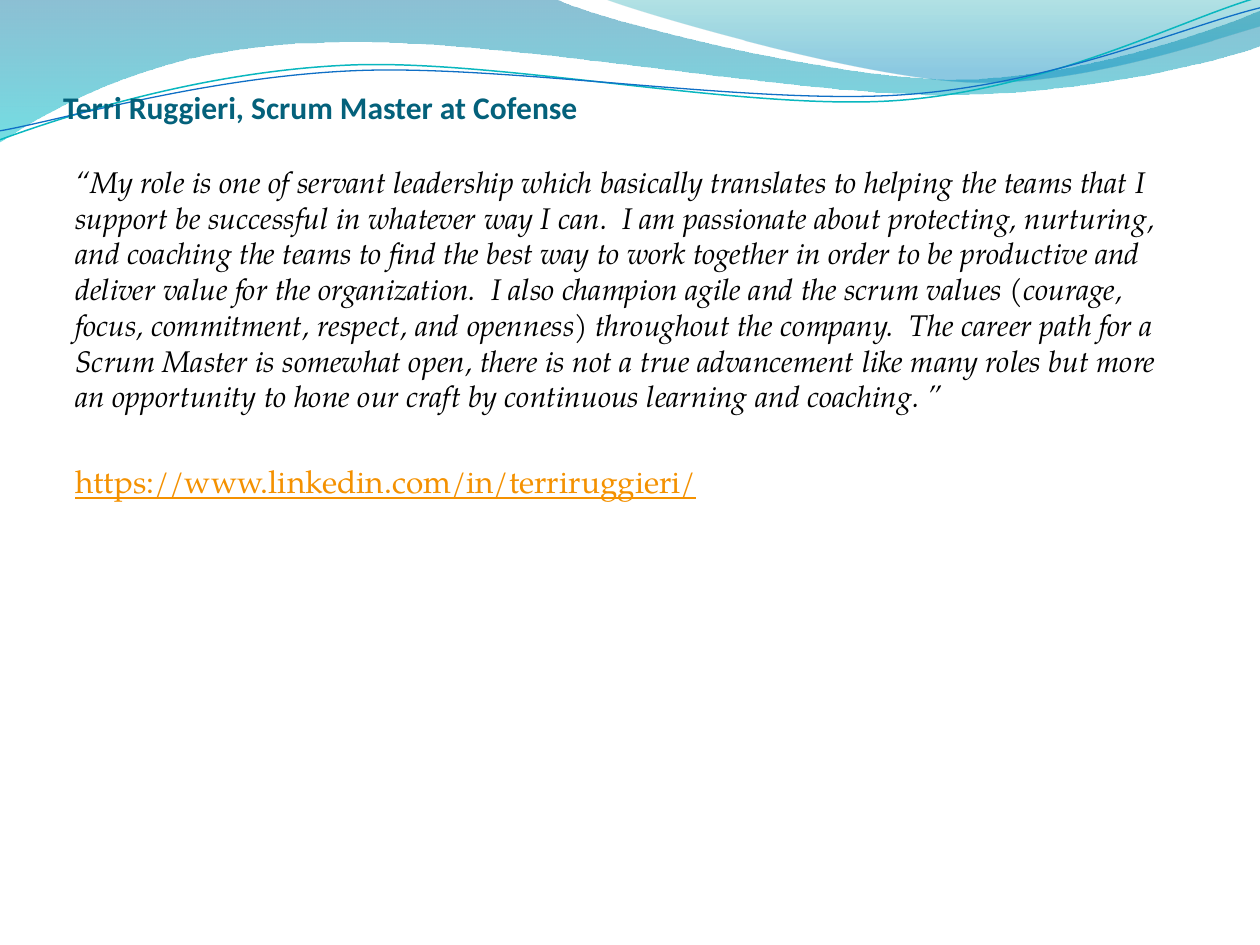
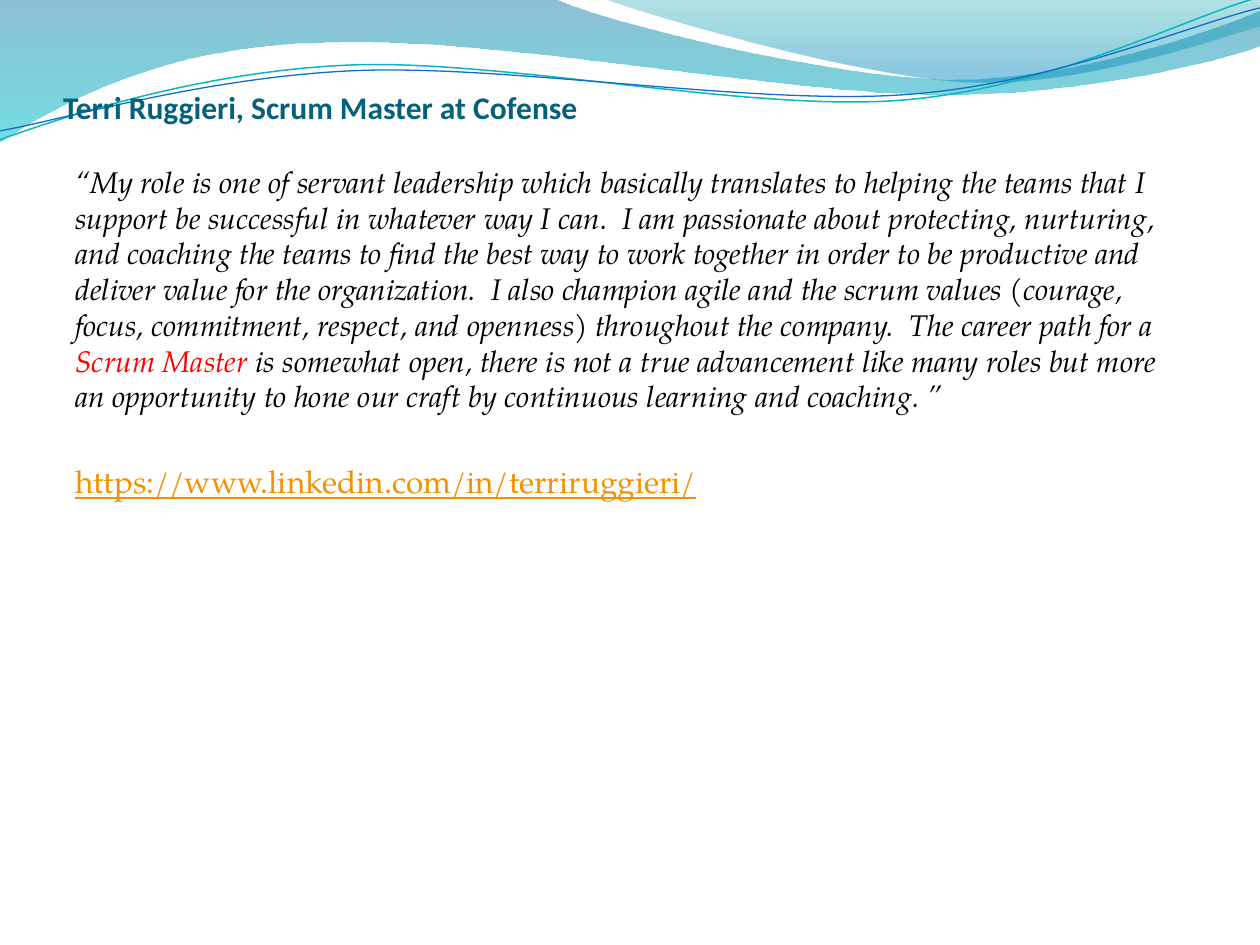
Before and after one commit to rkavitha/PresentationOnITIndustry, a slide deck: slide 11 of IT Industry.pptx. Drawn at 1260x945 pixels with LibreOffice and Linux fonts; fonts in the diff are those of the drawing; background and template pictures are left out. Boxes give left, top, right and bottom in pixels: in the first picture for what was removed or moved away, otherwise in the second. Text is boxed around its words. In the diff, an @@ line names an element or a change of style, - is before the commit and + after.

```diff
--- a/IT Industry.pptx
+++ b/IT Industry.pptx
@@ text at [75,171,1156,416]: text colour #000000 to #FF0000 in "Scrum Master" @@
```
Also in this commit, not shown: 7 other slides changed, 1 slide added.
